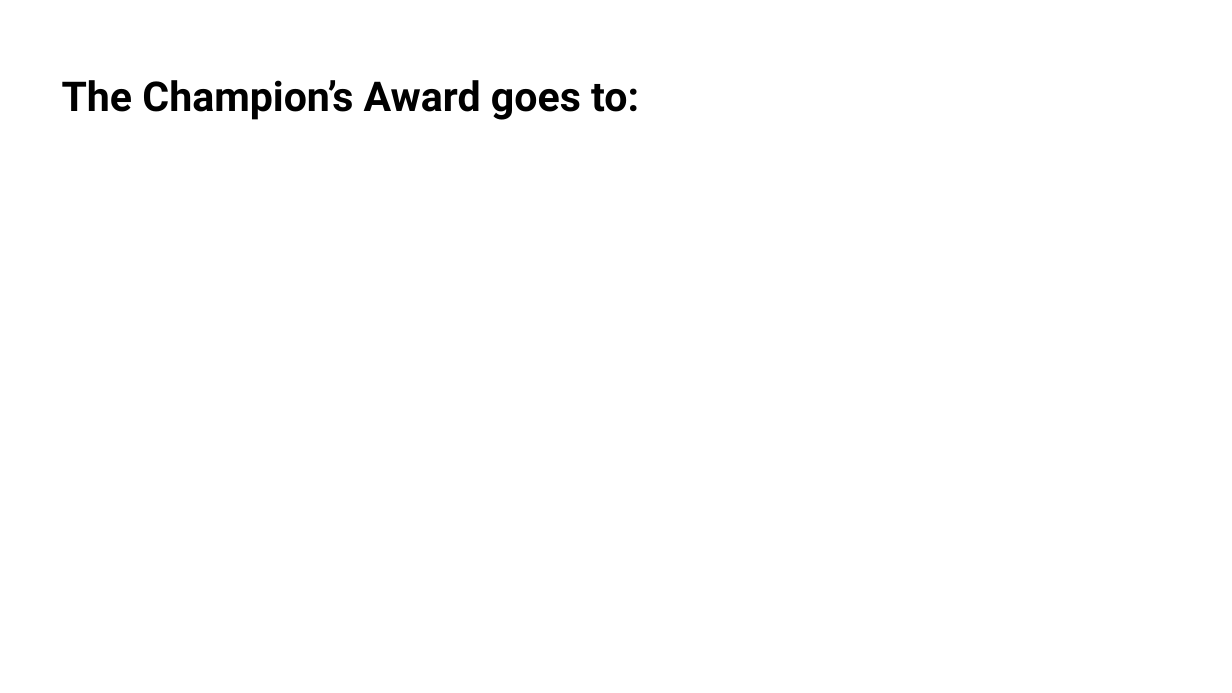
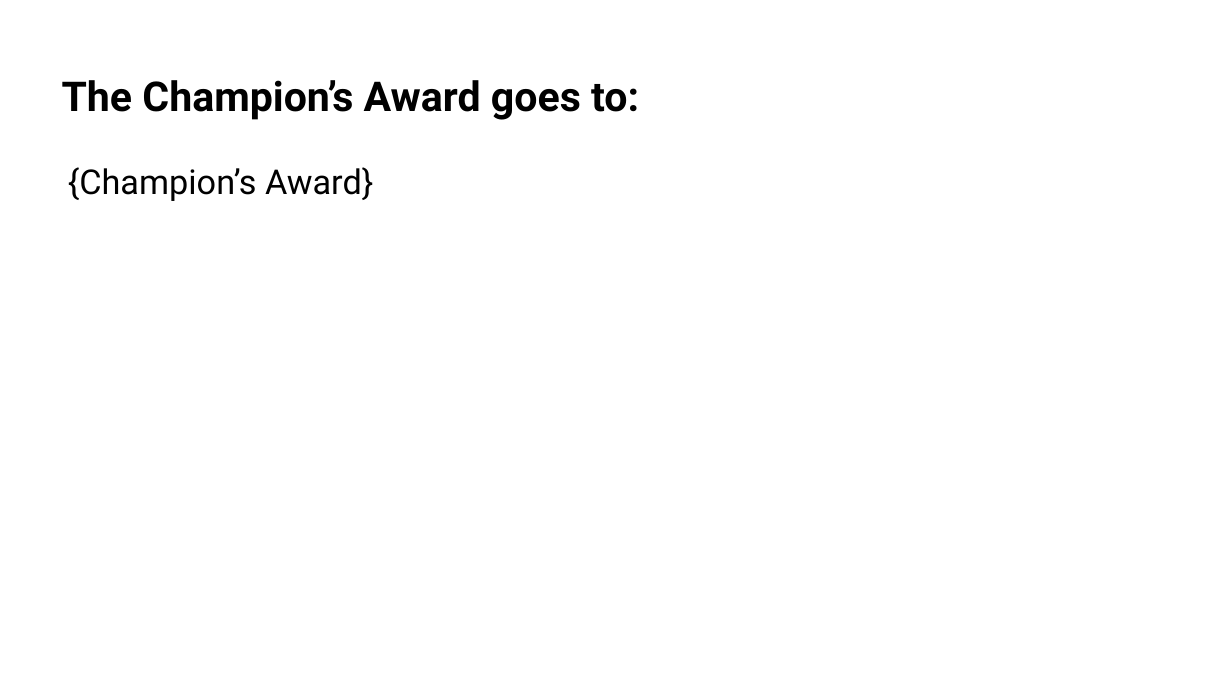
Before and after one commit to bpmerkel/FLLSlides, a slide deck: slide 39 of Api/Templates/Awards Ceremony.pptx. Drawn at 1232x693 pixels with LibreOffice and Linux fonts; fonts in the diff are those of the drawing; background and template pictures are left out. Boxes give left, top, right and bottom in pixels: in the first picture for what was removed or moved away, otherwise in the second. Text is boxed around its words. In the diff, an @@ line names an element or a change of style, - is before the commit and + after.

```diff
--- a/Api/Templates/Awards Ceremony.pptx
+++ b/Api/Templates/Awards Ceremony.pptx
@@ text added at (68,167,373,201), 20 pt, text #000000 @@
+{Champion’s Award}
```
Also in this commit, not shown: 12 other slides changed, 4 other files.
